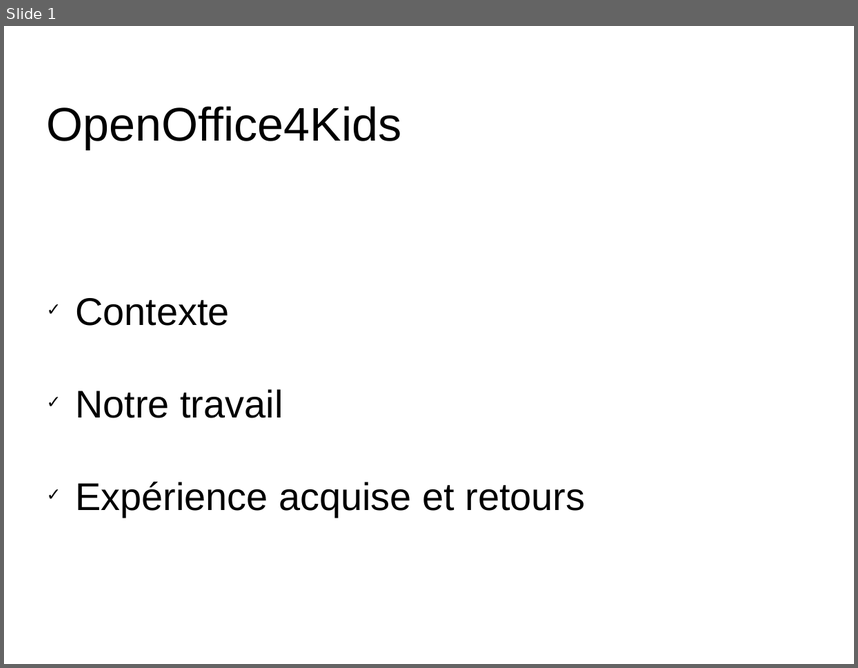
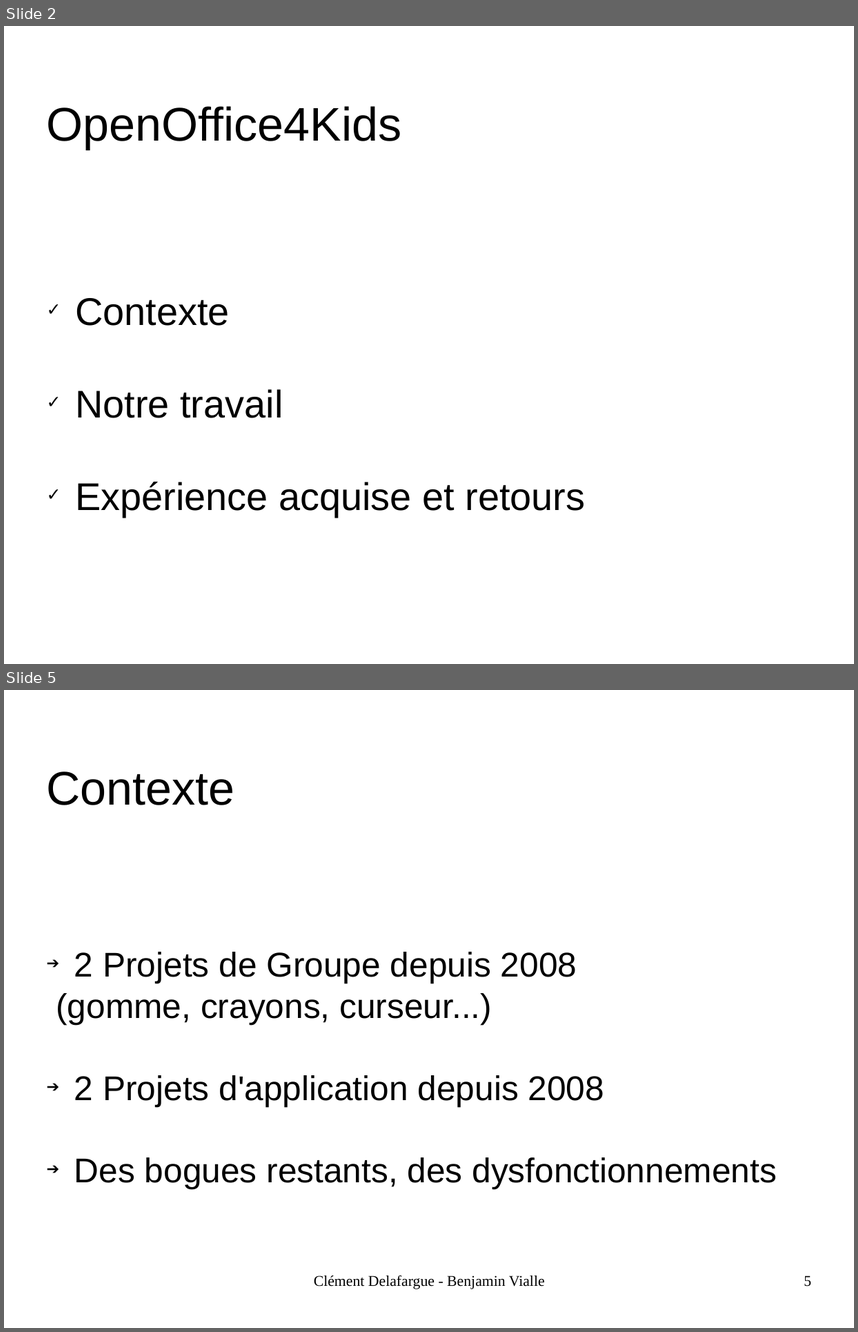
Before and after one commit to divarvel/PAPPL-OOo4Kids-Documents, a slide deck: SOUTENANCE/OOo4Kids.odp. Shown one above the other, each under a label of ours: slide 1 before the commit, slides 2 and 5 after it; the slides between them are not shown. The pictures are 858x668 and 858x1332 pixels, drawn with LibreOffice and Linux fonts; fonts in the diff are those of the drawing; background and template pictures are left out. Boxes give left, top, right and bottom in pixels: in the first picture for what was removed or moved away, otherwise in the second. Text is boxed around its words. In the diff, an @@ line names an element or a change of style, - is before the commit and + after.

```diff
--- a/SOUTENANCE/OOo4Kids.odp
+++ b/SOUTENANCE/OOo4Kids.odp
@@ slide 5 added at (4,690,854,1328), background picture (left out) @@
@@ title added at (47,771,235,805), 44 pt, text #000000 @@
+Contexte
@@ subtitle added at (56,952,777,1189), 32 pt, text #000000 @@
+➔ 2 Projets de Groupe depuis 2008
+(gomme, crayons, curseur...)
+➔ 2 Projets d'application depuis 2008
+➔ Des bogues restants, des dysfonctionnements
@@ text added at (314,1274,545,1289), 14 pt, text #000000 @@
+Clément Delafargue - Benjamin Vialle
@@ page number added at (804,1275,811,1286), 14 pt, text #000000 @@
+5
@@ what was slide 1 is now slide 2 @@
```
Also in this commit, not shown: 1 slide changed, 10 other slides added, 7 slides removed.
